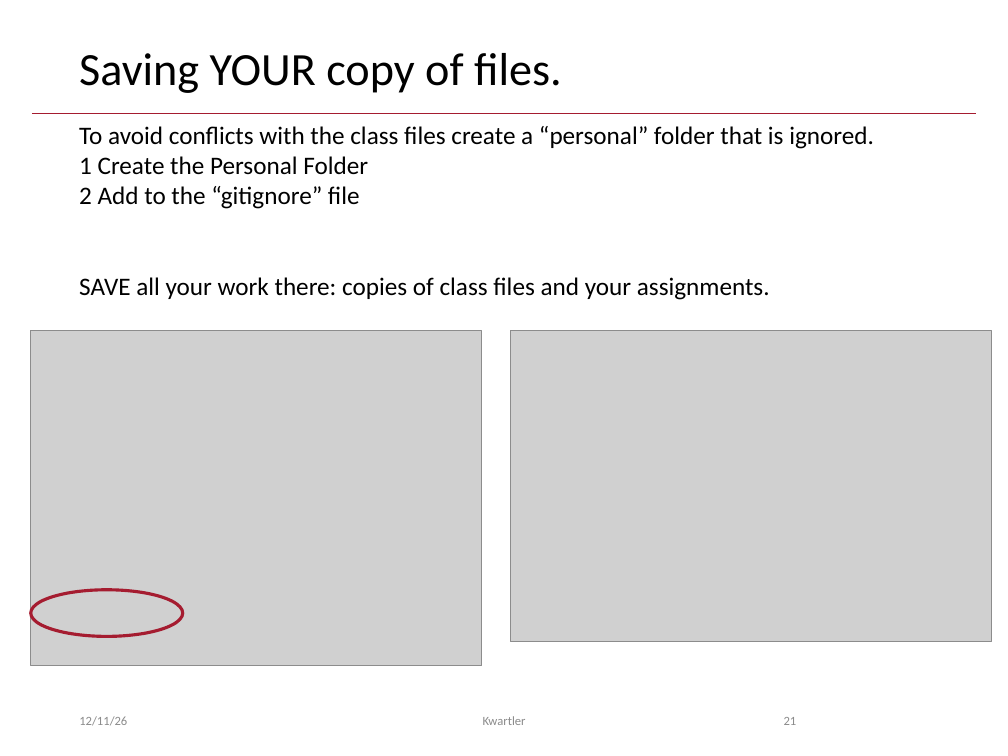
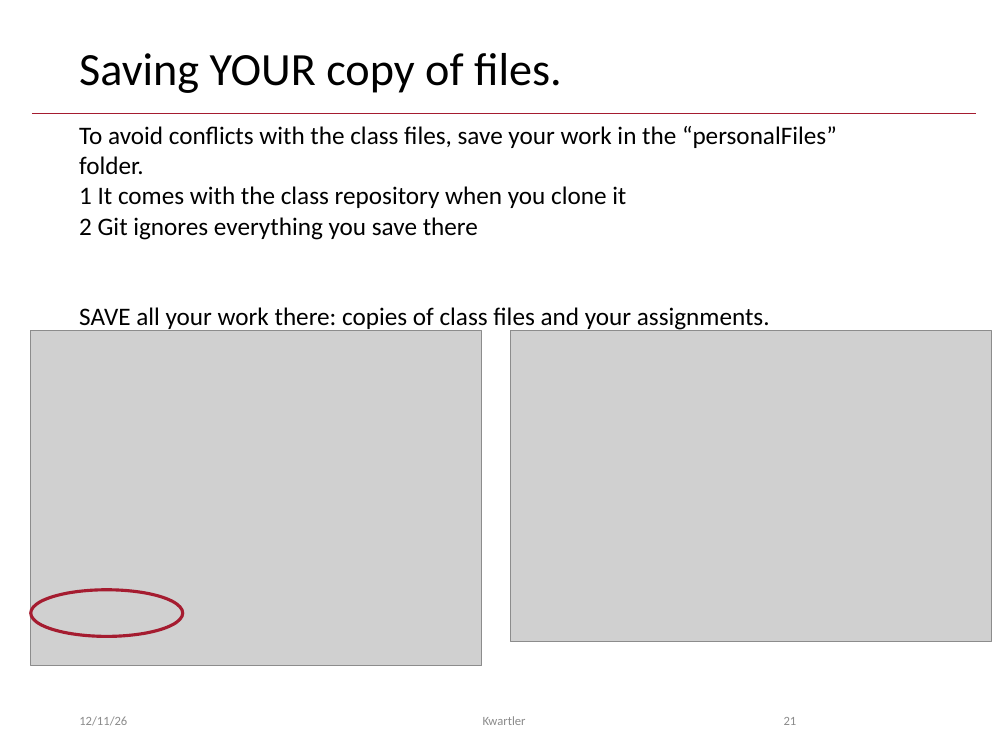
Before and after one commit to kwartler/Vienna_Dec_26, a slide deck: slide 21 of lessons/day1/A_welcome_course_overview.pptx. Drawn at 1008x756 pixels with LibreOffice and Linux fonts; fonts in the diff are those of the drawing; grey boxes stand for pictures. Boxes give left, top, right and bottom in pixels: in the first picture for what was removed or moved away, otherwise in the second. Text is boxed around its words. In the diff, an @@ line names an element or a change of style, - is before the commit and + after.

```diff
--- a/lessons/day1/A_welcome_course_overview.pptx
+++ b/lessons/day1/A_welcome_course_overview.pptx
@@ text at (x1=79, y1=126, x2=837, y2=240): text changed @@
-To avoid conflicts with the class files create a “personal” folder that is ignored.
-1 Create the Personal Folder
-2 Add to the “gitignore” file
+To avoid conflicts with the class files, save your work in the “personalFiles” folder.
+1 It comes with the class repository when you clone it
+2 Git ignores everything you save there
```
Also in this commit, not shown: 3 other slides changed.
